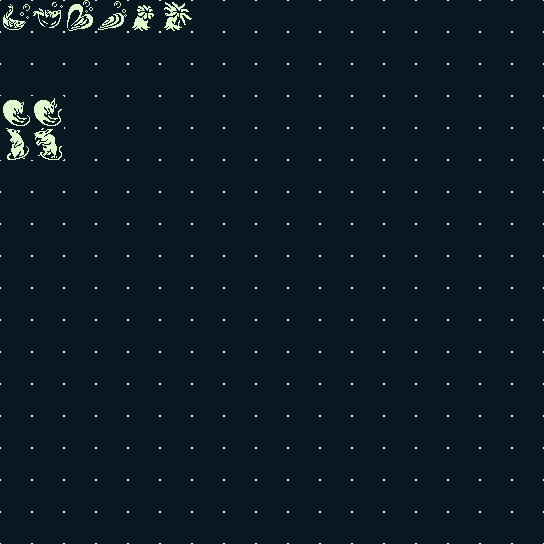
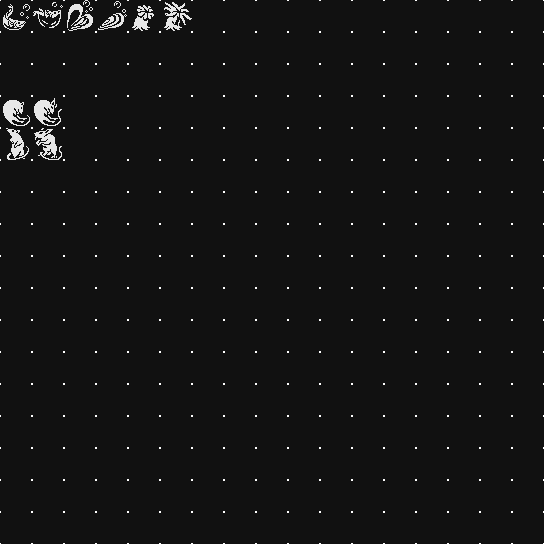
Layer changes from the first 544 x 544 image to the second:
removed group "老鼠" (1st of 2) (4 layers) over box(0, 96, 64, 160)
removed layer "老鼠尸体" from group "老鼠" over box(0, 96, 32, 128)
removed layer "老鼠" (2nd of 2, in "老鼠") from group "老鼠" over box(0, 128, 32, 160)
removed layer "红眼鼠" from group "老鼠" over box(32, 128, 64, 160)
removed layer "红眼鼠尸体" from group "老鼠" over box(32, 96, 64, 128)
removed group "水瓶鱼" (2 layers) over box(0, 0, 64, 32)
removed layer "水瓶鱼（无产物）" from group "水瓶鱼" over box(0, 0, 32, 32)
removed layer "水瓶鱼（有产物）" from group "水瓶鱼" over box(32, 0, 64, 32)
removed group "爱情贝" (2 layers) over box(64, 0, 128, 32)
removed layer "爱情贝（有产物）" from group "爱情贝" over box(96, 0, 128, 32)
moved "爱情贝（无产物）" out of group "爱情贝", painted on it over box(0, 0, 544, 544)
removed group "虹吸海葵" (2 layers) over box(128, 0, 192, 32)
removed layer "虹吸海葵（有产物）" from group "虹吸海葵" over box(160, 0, 192, 32)
removed layer "虹吸海葵（无产物）" from group "虹吸海葵" over box(128, 0, 160, 32)
removed layer "图层 0" over box(0, 0, 544, 544)
